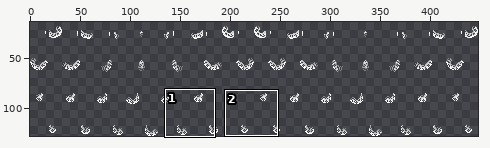
Sprite sheet, stored at Resources/Textures/_EE/Mobs/Customization/Tajaran/leotail.rsi/leotailanim_primary.png. Above: a wide view before the commit, with the close-up outlined.
Close-up. Earlier state:
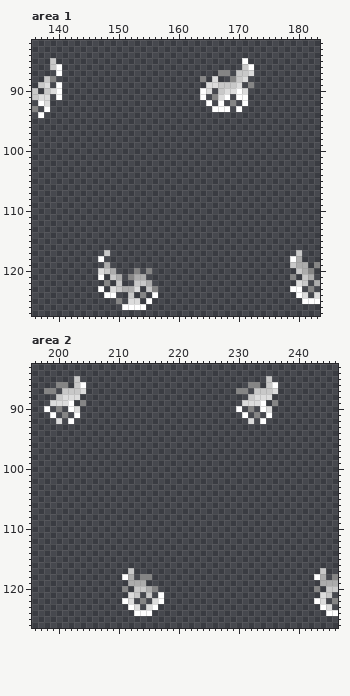
The file is 448x128 pixels. Shown: area 1: x 136..183, y 82..127; area 2: x 196..246, y 83..126. The wide view leaves out empty margins. The commit also changed other parts of the picture, which this record leaves out.
After the commit:
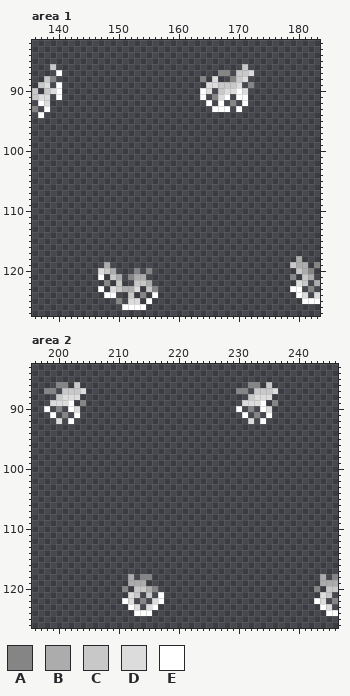
Palette (. is transparent): A #858585  B #acacac  C #c8c8c8  D #dcdcdc  E #ffffff
Diff:
Changed rows in their new state; - is an unchanged pixel.
Area 1:
first column x 139:
 85 .-------------------------------.-
 86 -.-------------------------------.
first column x 147:
117 -.-------------------------------.
118 .-------------------------------.-
Area 2:
first column x 203:
 85 .-------------------------------.-
 86 -.-------------------------------.
first column x 211:
117 -.-------------------------------.
118 .-------------------------------.-
Pixel boxes of the changes (left, top, right, bottom) in both close-ups:
erased: (50, 58, 62, 70)
erased: (242, 58, 254, 70)
erased: (98, 250, 110, 262)
erased: (290, 250, 302, 262)
erased: (74, 376, 86, 388)
erased: (266, 376, 278, 388)
erased: (122, 568, 134, 580)
erased: (314, 568, 326, 580)
